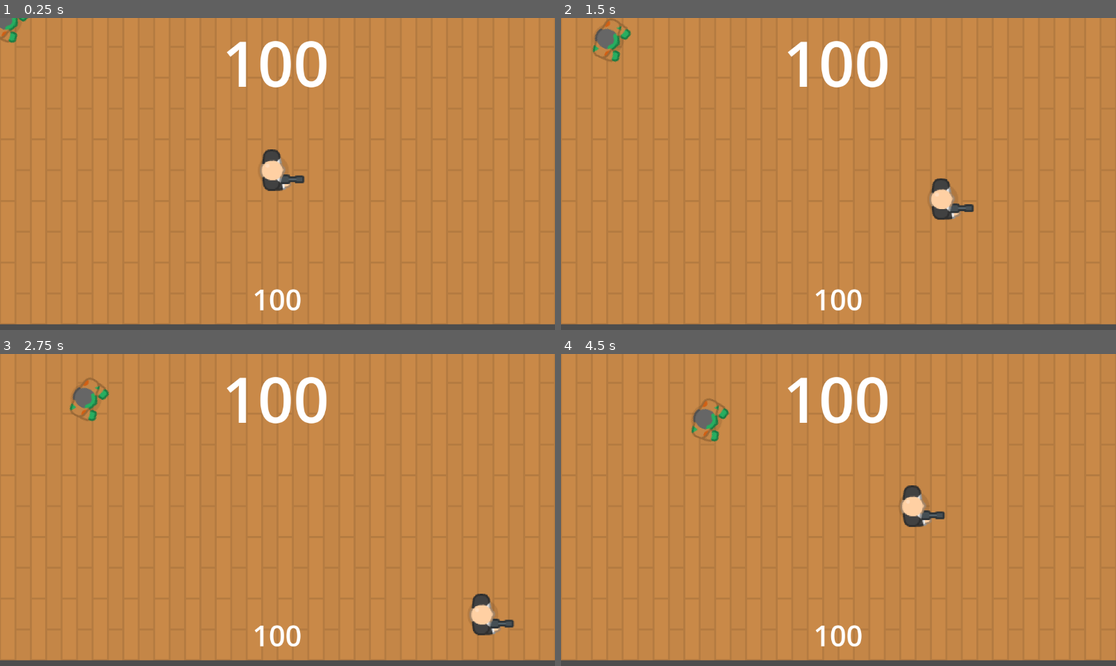
Above: before the commit, frames 1-4 (two rows, left to right).
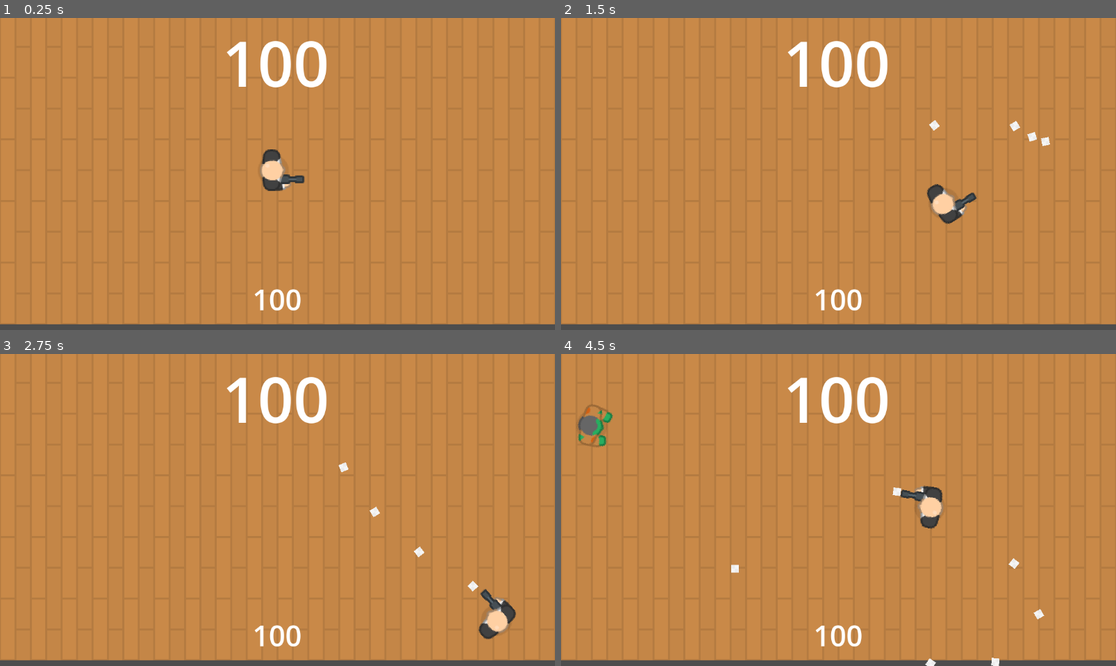
Above: after the commit, the same moments.

Repository: HA5UN0/rfgd-beginner-projects
Game: Godot game, scene res://scenes/arena.tscn
Same seed, same stepped clock (60 frames per second), same inputs: the game is played once before the commit and once after it.
Inputs (mouse positions are in pixels of both pictures, inside the frame that each line leads up to):
- Up to frame 1 (0.25 s): no input
- Up to frame 2 (1.5 s): tap Enter at 0.5 s; move the mouse to (960, 158) at 0.52 s; press the mouse at (960, 158) at 0.53 s; hold D (move_right) 0.53-1.28 s; move the mouse to (727, 189) at 1.27 s; release the mouse at (727, 189) at 1.28 s; hold S (move_down) from 1.28 s (still down); click (727, 189) at 1.35 s
- Up to frame 3 (2.75 s): move the mouse to (333, 441) at 2.02 s; release S (move_down) at 2.03 s; press the mouse at (333, 441) at 2.03 s; hold D (move_right) from 2.03 s (still down)
- Up to frame 4 (4.5 s): move the mouse to (810, 572) at 2.77 s; release D (move_right) at 2.78 s; release the mouse at (810, 572) at 2.78 s; hold W (move_up) 2.78-3.53 s; click (810, 572) at 2.85 s; move the mouse to (1005, 556) at 3.52 s; press the mouse at (1005, 556) at 3.53 s; hold Left (move_left) from 3.53 s (still down); move the mouse to (672, 463) at 4.27 s; release the mouse at (672, 463) at 4.28 s; click (672, 463) at 4.35 s

The runs differ from the first frame. In frame 1, 0.2% of the frame differs, in the area x 0-6%, y 0-9%; in frame 2, 1.2%; in frame 3, 1.5%; in frame 4, 2.0%, in the area x 3-88%, y 14-100%.

Commit message:
setup arena script with spawn logic + added debug code

Diff:
--- a/zombie_game/scenes/arena.tscn
+++ b/zombie_game/scenes/arena.tscn
@@ -1,9 +1,9 @@
 [gd_scene load_steps=7 format=3 uid="uid://b8os623kejcn"]
 
 [ext_resource type="Texture2D" uid="uid://bxwmucyfi6yp" path="res://art/kenney_top-down-shooter/PNG/Tiles/tile_43.png" id="1_5upg4"]
+[ext_resource type="Script" path="res://scripts/arena.gd" id="1_x7jel"]
 [ext_resource type="Script" path="res://scripts/camera_2d.gd" id="2_jrtat"]
 [ext_resource type="PackedScene" uid="uid://bf3y5owpfp0oo" path="res://scenes/player.tscn" id="3_j0rpq"]
-[ext_resource type="PackedScene" uid="uid://dov4374lm5hn4" path="res://scenes/enemy.tscn" id="4_pfrm8"]
 
 [sub_resource type="LabelSettings" id="LabelSettings_m87dx"]
 font_size = 130
@@ -12,8 +12,10 @@
 font_size = 60
 
 [node name="Arena" type="Node2D"]
+script = ExtResource("1_x7jel")
 
 [node name="Background" type="Node2D" parent="."]
+z_index = -2
 position = Vector2(64, 64)
 
 [node name="Sprite2D" type="Sprite2D" parent="Background"]
@@ -293,6 +295,7 @@
 one_shot = true
 
 [node name="UI" type="Node2D" parent="."]
+z_index = 1
 position = Vector2(64, 72)
 
 [node name="Control" type="Control" parent="UI"]
@@ -335,6 +338,9 @@
 [node name="Player" parent="." instance=ExtResource("3_j0rpq")]
 position = Vector2(584, 320)
 
-[node name="Enemy" parent="." instance=ExtResource("4_pfrm8")]
+[node name="Marker2D" type="Marker2D" parent="."]
+position = Vector2(-16, 339)
 
 [connection signal="timeout" from="Camera2D/screen _shake_timer" to="Camera2D" method="_on_screen_shake_timer_timeout"]
+[connection signal="timeout" from="Enemy_spawner_timer" to="." method="_on_enemy_spawner_timer_timeout"]
+[connection signal="timeout" from="Difficulty_timer" to="." method="_on_difficulty_timer_timeout"]
--- a/zombie_game/scenes/blood_particles.tscn
+++ b/zombie_game/scenes/blood_particles.tscn
@@ -4,6 +4,7 @@
 [ext_resource type="Script" path="res://scripts/blood_particles.gd" id="2_wxqd6"]
 
 [node name="Blood_particles" type="CPUParticles2D"]
+z_index = -1
 amount = 15
 lifetime = 0.2
 explosiveness = 1.0
--- /dev/null
+++ b/zombie_game/scripts/arena.gd
@@ -0,0 +1,40 @@
+extends Node2D
+
+# ----------- variables --------------- #
+
+var enemy_1 = preload("res://scenes/enemy.tscn")
+
+# ----------- functions --------------- #
+
+
+# Called when the node enters the scene tree for the first time.
+func _ready() -> void:
+	Global.node_creation_parent = self
+	Global.points = 0
+
+func _exit_tree() -> void:
+	Global.node_creation_parent = null
+
+# Called every frame. 'delta' is the elapsed time since the previous frame.
+func _process(delta: float) -> void:
+	pass
+
+# spawn enemies outside camera view
+func _on_enemy_spawner_timer_timeout() -> void:
+	var enemy_position = Vector2(randf_range(-120, 1250), randf_range(-90, 690))
+
+	while enemy_position.x < 1000 and enemy_position.x > -25 and enemy_position.y < 670 and enemy_position.y > -30:
+		enemy_position = Vector2(randf_range(-120, 1250), randf_range(-90, 690))
+		Global.instance_node(enemy_1, enemy_position, self)
+
+		#debug
+		#print("enemy pos = " + str(enemy_position))
+
+
+
+func _on_difficulty_timer_timeout() -> void:
+	if $Enemy_spawner_timer.wait_time > 0.5:
+		$Enemy_spawner_timer.wait_time -= 0.1
+
+		#debug
+		#print("wait time = " + str($Enemy_spawner_timer.wait_time))
